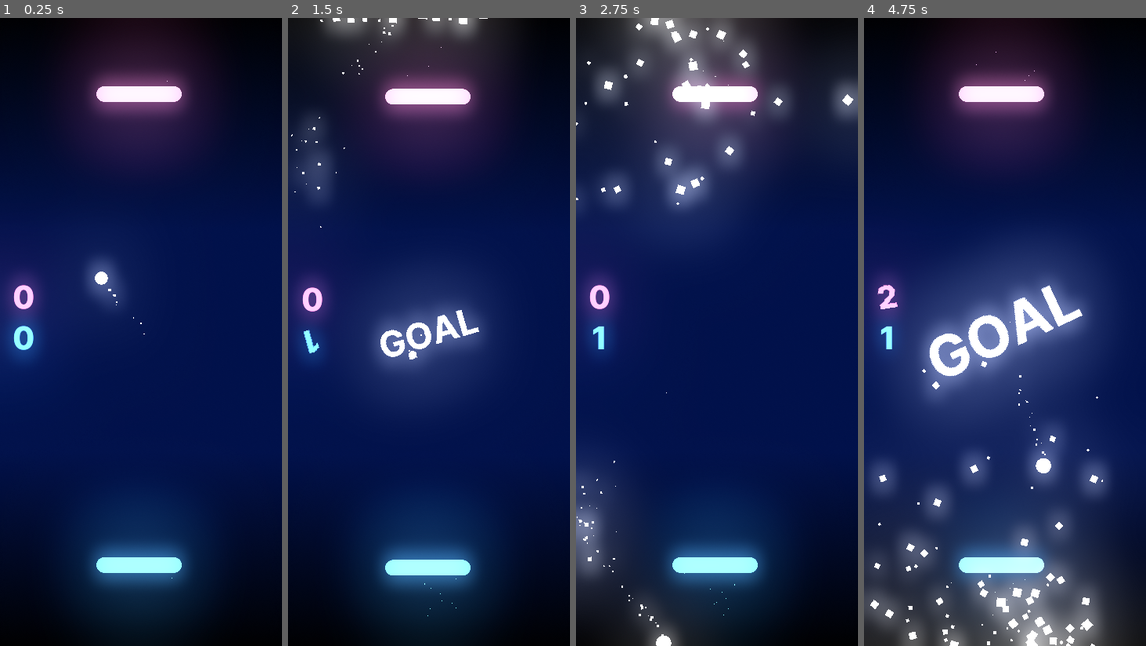
Above: before the commit, frames 1-4 (left to right).
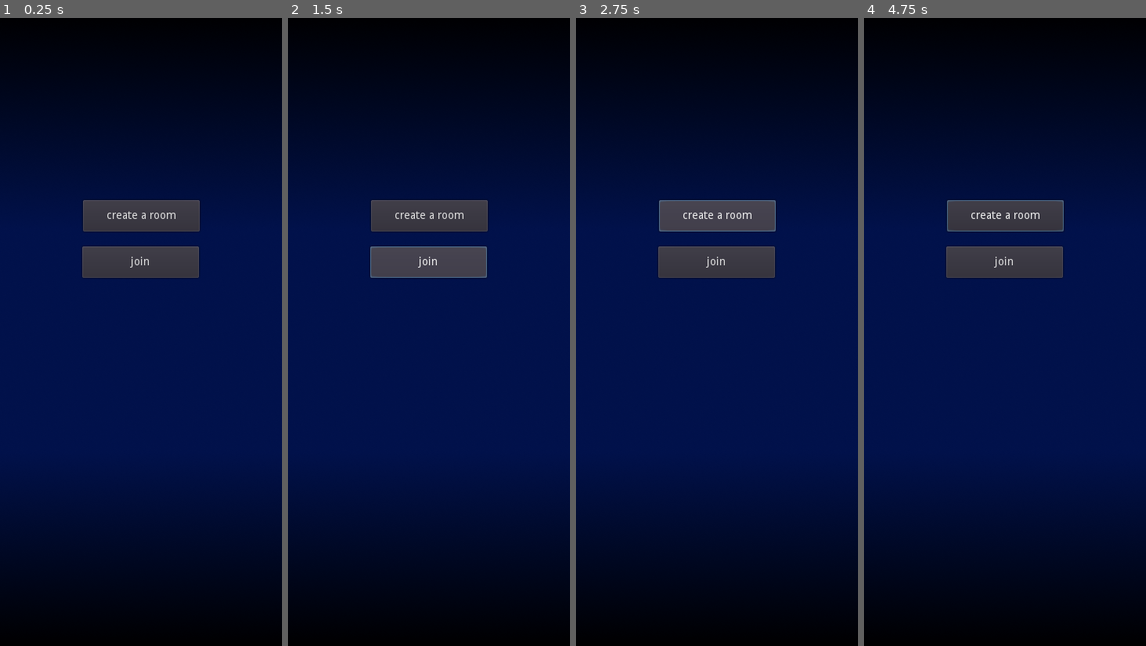
Above: after the commit, the same moments.

Repository: EmilienLeroy/DuoPong
Game: Godot game, scene res://main.tscn
The game is run twice, just before and just after one commit, with the same random seed, the same clock (stepped at 60 frames per second) and the same inputs.
Inputs (mouse positions are in pixels of both pictures, inside the frame that each line leads up to):
- Up to frame 1 (0.25 s): no input
- Up to frame 2 (1.5 s): click (429, 218) at 0.5 s, where only the run after the commit has a clickable "create a room"; click (429, 262) at 1.25 s, where only the run after the commit has a clickable "join"
- Up to frame 3 (2.75 s): click (717, 218) at 2 s, where only the run after the commit has a clickable "create a room"
- Up to frame 4 (4.75 s): click (1005, 218) at 2.75 s, where only the run after the commit has a clickable "create a room"; drag from (1002, 93) to (1002, 564) at 3.52 s; drag from (1002, 564) to (1002, 93) at 4.27 s

The runs differ from the first frame. In frame 1, 24% of the frame differs, in the area x 0-74%, y 0-99%; in frame 2, 34%; in frame 3, 39%; in frame 4, 53%, in the area x 0-97%, y 0-100%.

Commit message:
🚧 Move client and server into a single network file
Also create a simple menu and begin the lobby view

Diff:
--- a/main.gd
+++ b/main.gd
@@ -2,5 +2,5 @@
 
 
 func _ready():
-	Router.goto_scene("res://scenes/game/game.tscn");
+	Router.goto_scene("res://scenes/network/network.tscn");
 	pass
--- a/scenes/network/client/client.gd
+++ /dev/null
@@ -1,23 +0,0 @@
-extends Node2D
-
-
-func _ready():
-	var peer = NetworkedMultiplayerENet.new()
-	peer.create_client('127.0.0.1', 3000);
-	get_tree().network_peer = peer;
-	get_tree().connect("network_peer_connected", self, "_player_connected");
-	pass
-
-
-func _player_connected(id):
-	if (id != 1):
-		return;
-
-	create_room();
-	pass
-
-func create_room():
-	rpc_id(1, 'create_room');
-
-remote func room_created(room):
-	print(room)
--- a/scenes/network/client/client.tscn
+++ /dev/null
@@ -1,6 +0,0 @@
-[gd_scene load_steps=2 format=2]
-
-[ext_resource path="res://scenes/network/client/client.gd" type="Script" id=1]
-
-[node name="Server" type="Node2D"]
-script = ExtResource( 1 )
--- /dev/null
+++ b/scenes/network/lobby.gd
@@ -0,0 +1,10 @@
+extends Node2D
+
+var room = 0;
+
+func init(data):
+	room = data.room;
+
+func _ready():
+	$Code.text = "Code: " + str(room)
+	pass
--- /dev/null
+++ b/scenes/network/lobby.tscn
@@ -0,0 +1,19 @@
+[gd_scene load_steps=2 format=2]
+
+[ext_resource path="res://scenes/network/lobby.gd" type="Script" id=1]
+
+[node name="Lobby" type="Node2D"]
+script = ExtResource( 1 )
+
+[node name="Title" type="Label" parent="."]
+margin_left = 155.0
+margin_top = 91.0
+margin_right = 195.0
+margin_bottom = 105.0
+text = "Lobby"
+
+[node name="Code" type="Label" parent="."]
+margin_left = 151.0
+margin_top = 118.0
+margin_right = 191.0
+margin_bottom = 132.0
--- /dev/null
+++ b/scenes/network/menu.tscn
@@ -0,0 +1,17 @@
+[gd_scene format=2]
+
+[node name="Menu" type="Node2D"]
+
+[node name="Create" type="Button" parent="."]
+margin_left = 108.0
+margin_top = 235.0
+margin_right = 257.0
+margin_bottom = 275.0
+text = "create a room"
+
+[node name="Join" type="Button" parent="."]
+margin_left = 107.0
+margin_top = 294.0
+margin_right = 256.0
+margin_bottom = 334.0
+text = "join"
--- a/scenes/network/server/server.gd
+++ b/scenes/network/network.gd
@@ -4,7 +4,13 @@
 
 func _ready():
 	var peer = NetworkedMultiplayerENet.new();
-	peer.create_server(3000, 32);
+
+	if "--server" in OS.get_cmdline_args():
+			peer.create_server(3000, 32);
+	else:
+		peer.create_client('127.0.0.1', 3000);
+		$Menu/Create.connect("button_down", self, "create_room");
+
 	get_tree().network_peer = peer;
 	pass
 
@@ -16,7 +22,7 @@
 
 	return null;
 
-remote func create_room():
+remote func create_new_room():
 	var id = get_tree().get_rpc_sender_id();
 	var room = {
 		id = randi(),
@@ -36,3 +42,9 @@
 
 	for player in room.players:
 		rpc_id(player, name, data);
+
+func create_room():
+	rpc_id(1, 'create_new_room');
+
+remote func room_created(room):
+	Router.goto_scene('res://scenes/network/lobby.tscn', { "room": room });
--- /dev/null
+++ b/scenes/network/network.tscn
@@ -0,0 +1,9 @@
+[gd_scene load_steps=3 format=2]
+
+[ext_resource path="res://scenes/network/network.gd" type="Script" id=1]
+[ext_resource path="res://scenes/network/menu.tscn" type="PackedScene" id=2]
+
+[node name="Network" type="Node2D"]
+script = ExtResource( 1 )
+
+[node name="Menu" parent="." instance=ExtResource( 2 )]
--- a/scenes/network/server/server.tscn
+++ /dev/null
@@ -1,6 +0,0 @@
-[gd_scene load_steps=2 format=2]
-
-[ext_resource path="res://scenes/network/server/server.gd" type="Script" id=1]
-
-[node name="Server" type="Node2D"]
-script = ExtResource( 1 )
